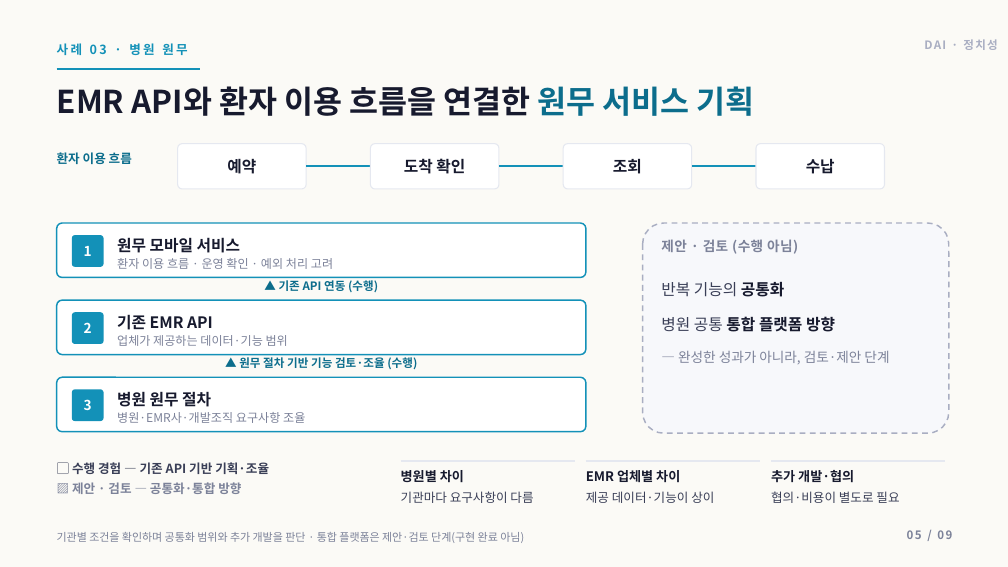
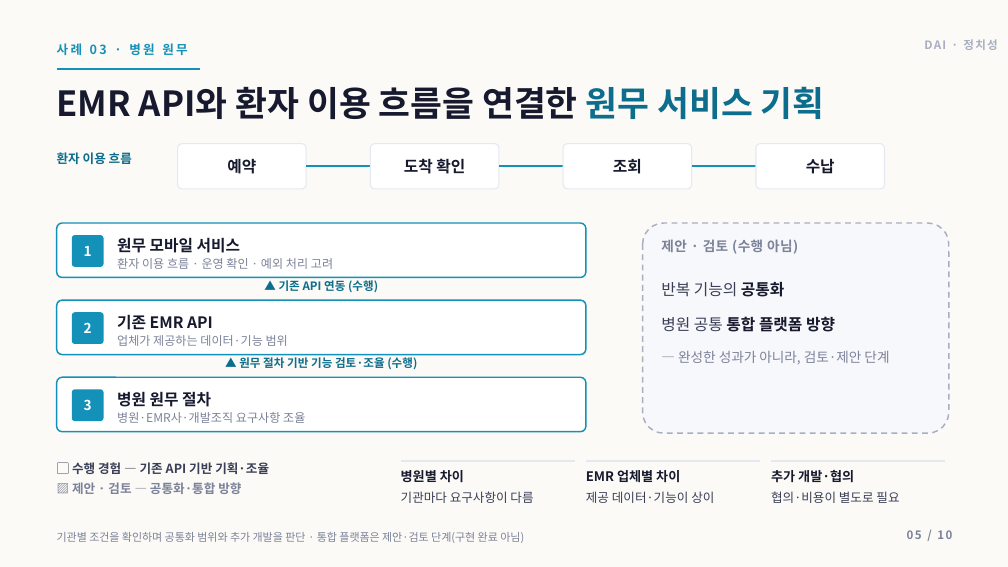
Before and after one commit to insightjung27/dai-healthcare-pt-deck-2, a slide deck: slide 5 of 정치성_DAI_AI헬스케어플랫폼팀장_면접PT.pptx. Drawn at 1008x567 pixels with LibreOffice and Linux fonts; fonts in the diff are those of the drawing. Boxes give left, top, right and bottom in pixels: in the first picture for what was removed or moved away, otherwise in the second. Text is boxed around its words. In the diff, an @@ line names an element or a change of style, - is before the commit and + after.

```diff
--- a/정치성_DAI_AI헬스케어플랫폼팀장_면접PT.pptx
+++ b/정치성_DAI_AI헬스케어플랫폼팀장_면접PT.pptx
@@ text "EMR API와 환자 이용 흐름을 ..." at (57, 86, 825, 119): size 30 to 33 pt @@
@@ text at (907, 530, 952, 539): text changed @@
-05 / 09
+05 / 10
```
Also in this commit, not shown: 8 other slides changed, 1 slide added, 3 other files.
